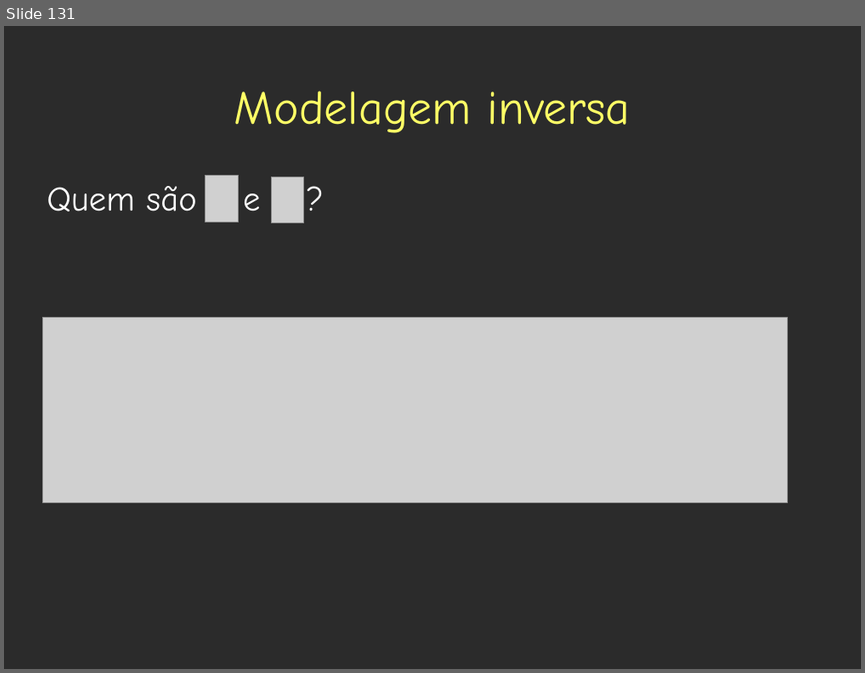
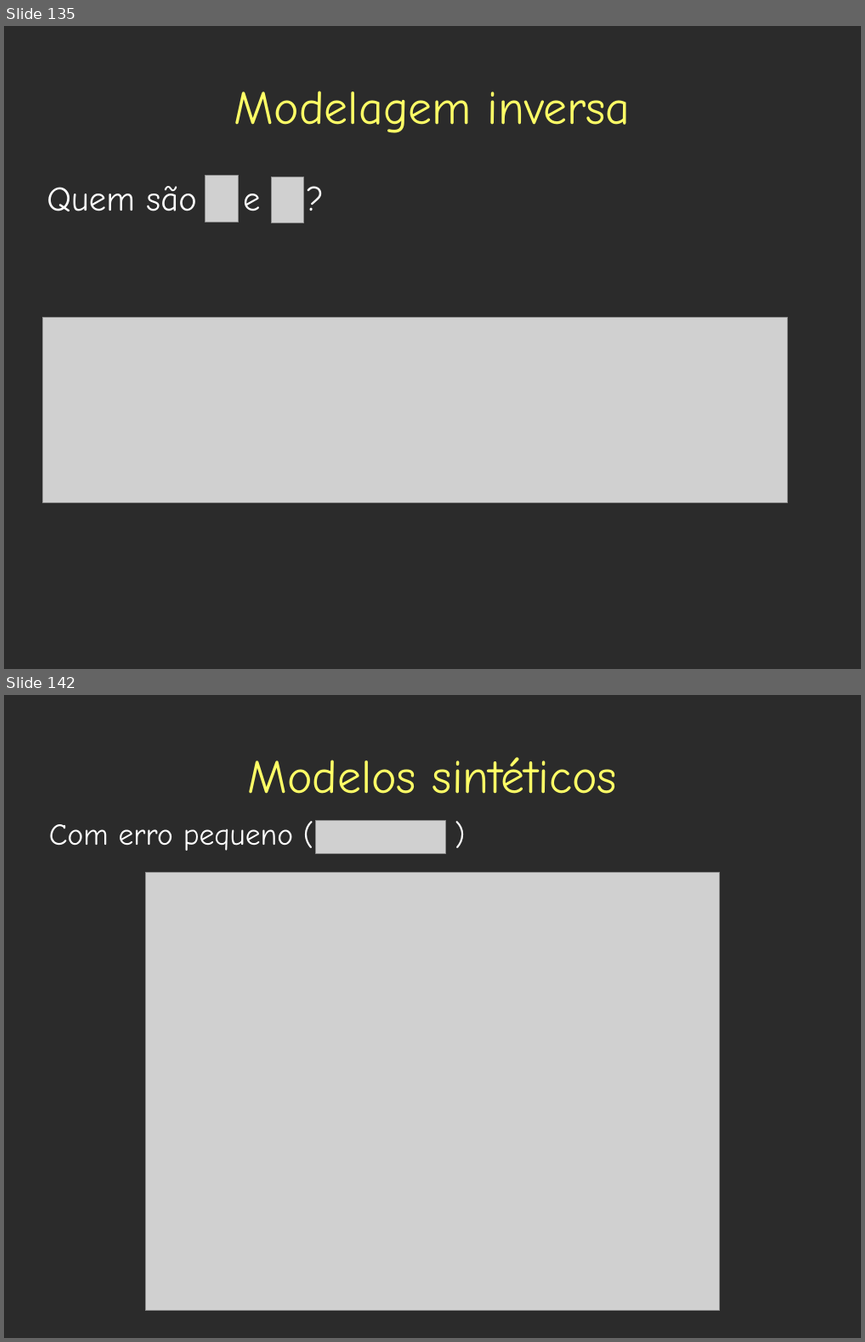
Before and after one commit to leouieda/geothermics, a slide deck: presentations/base_litosfera/estado_termico_lito_subcrustal.odp. Shown one above the other, each under a label of ours: slide 131 before the commit, slides 135 and 142 after it; the slides between them are not shown. The pictures are 865x673 and 865x1342 pixels, drawn with LibreOffice and Linux fonts; fonts in the diff are those of the drawing; grey boxes stand for pictures; background and template pictures are left out; a plain dark background stands for a picture behind light text. Boxes give left, top, right and bottom in pixels: in the first picture for what was removed or moved away, otherwise in the second. Text is boxed around its words. In the diff, an @@ line names an element or a change of style, - is before the commit and + after.

Commit message:
Started presentation on VBA model

```diff
--- a/presentations/base_litosfera/estado_termico_lito_subcrustal.odp
+++ b/presentations/base_litosfera/estado_termico_lito_subcrustal.odp
@@ slide 142 added at [4,695,861,1338], background picture (left out) @@
@@ title added at [248,757,617,794], 44 pt, text #FFFF66 @@
+Modelos sintéticos
@@ picture added at [316,821,446,854] @@
@@ text added at [49,824,293,851], 28 pt, text #FFFFFF @@
+Com erro pequeno ( )
@@ picture added at [145,873,720,1310] @@
@@ what was slide 131 is now slide 135 @@
```
Also in this commit, not shown: 3 slides changed, 24 other slides added, 23 other files.
